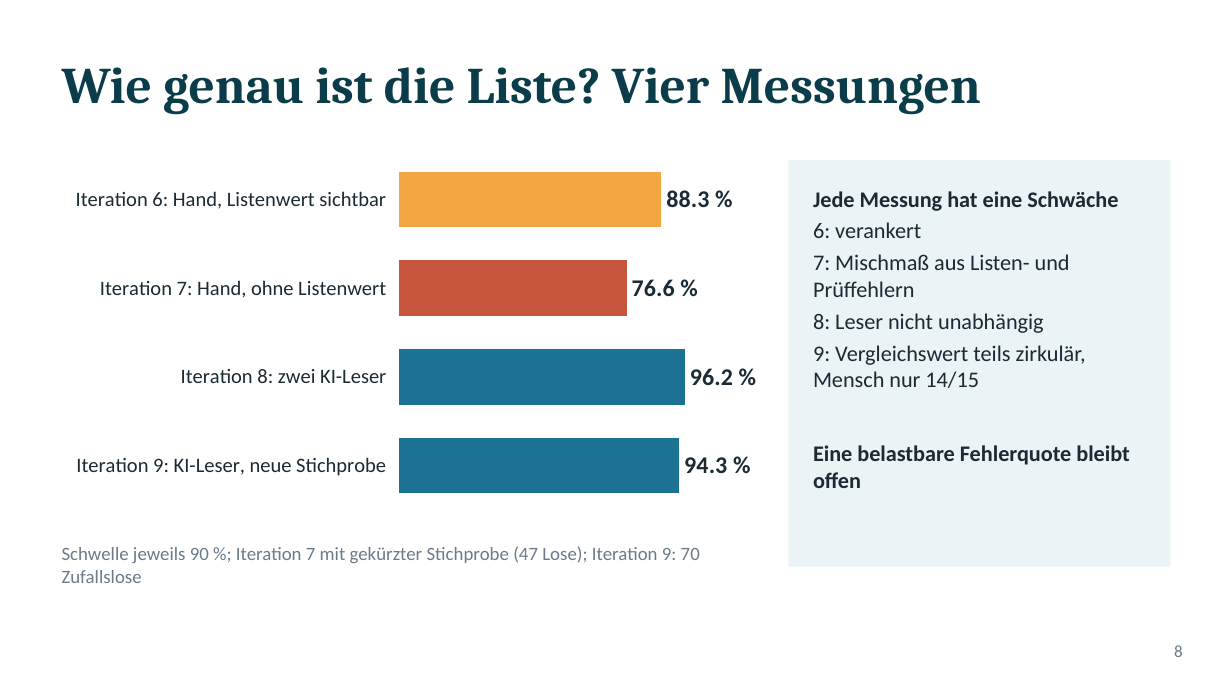
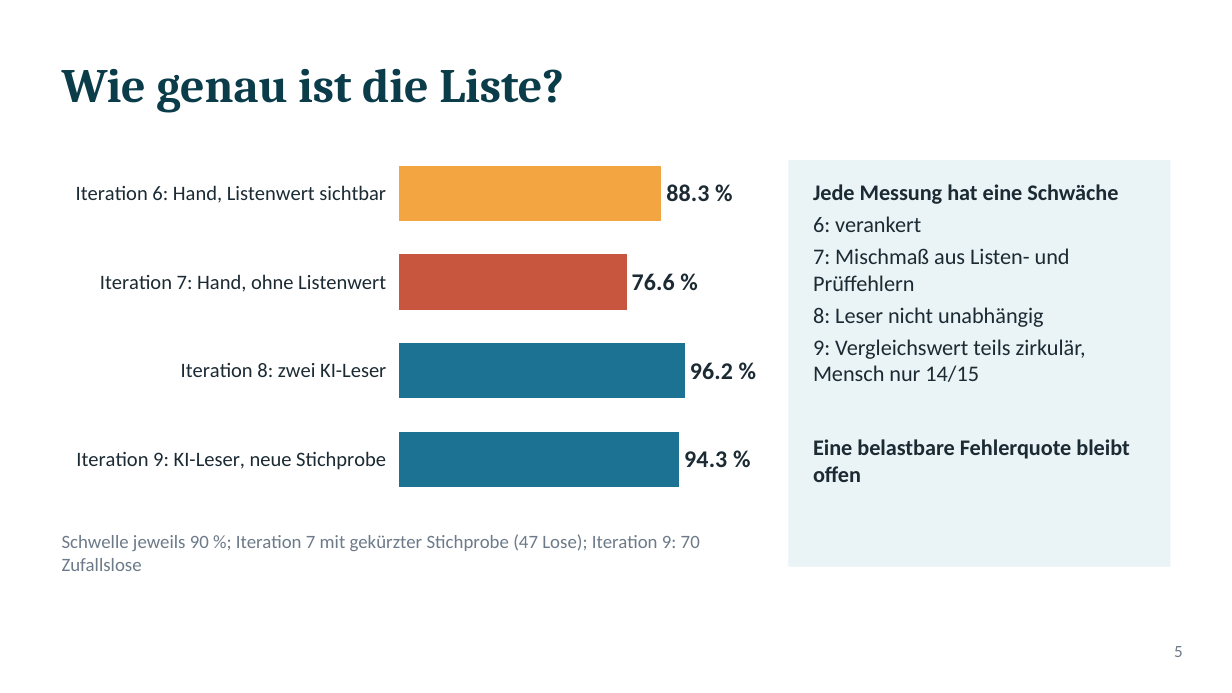
Before and after one commit to ludwigrichthammer9-web/vergabe_radar, a slide deck: slide 5 of docs/vortrag/vortrag_vergabe_radar.pptx (slide 8 before the commit). Drawn at 1232x693 pixels with LibreOffice and Linux fonts; fonts in the diff are those of the drawing. Boxes give left, top, right and bottom in pixels: in the first picture for what was removed or moved away, otherwise in the second. Text is boxed around its words. In the diff, an @@ line names an element or a change of style, - is before the commit and + after.

```diff
--- a/docs/vortrag/vortrag_vergabe_radar.pptx
+++ b/docs/vortrag/vortrag_vergabe_radar.pptx
@@ title at bbox=[62, 68, 564, 112]: text changed; size 30 to 28 pt @@
-Wie genau ist die Liste? Vier Messungen
+Wie genau ist die Liste?
@@ bar chart: place and size @@
-bar chart at bbox=[62, 148, 764, 517]
+bar chart at bbox=[62, 142, 764, 511]
@@ text "Jede Messung hat eine Schwäche": place and size @@
-text "Jede Messung hat eine Schwäche" at bbox=[813, 191, 1129, 488]
+text "Jede Messung hat eine Schwäche" at bbox=[813, 184, 1129, 482]
@@ text "Schwelle jeweils 90 %; Iteration ...": place and size @@
-text "Schwelle jeweils 90 %; Iteration ..." at bbox=[62, 546, 700, 583]
+text "Schwelle jeweils 90 %; Iteration ..." at bbox=[62, 534, 700, 571]
@@ text at bbox=[1174, 646, 1183, 657]: text changed @@
-8
+5
```
Also in this commit, not shown: 8 other slides changed, 3 slides added, 3 slides removed, 1 other file.
